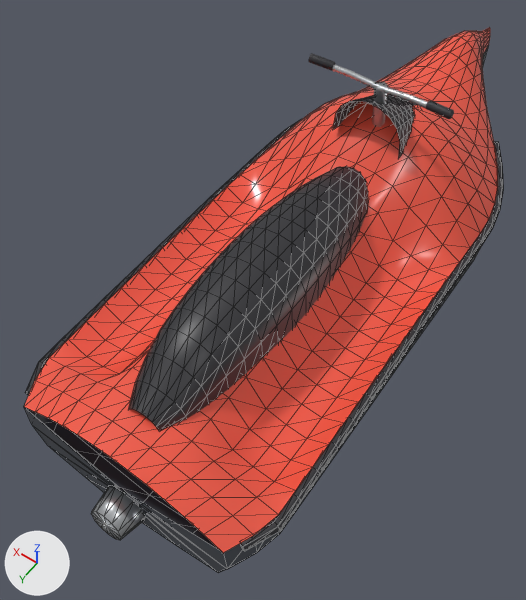
What one commit did to the glTF model games/jetski/assets/models/craft.glb.
Both versions are drawn from a 50 mm camera at (-1.12, 2.13, 2.75) aimed at (0.08, 0.45, 0.11). The lights are fixed; the arrows at lower left show +X, +Y and +Z. The picture after the commit comes second. Mesh edges are drawn as thin lines on the coarser meshes. Vertices at exactly the same position are counted once.

The older version as bpy lines, for what is in view:
```python
me_bars = bpy.data.meshes.new('bars')
me_bars.from_pydata(...)  # 96 vertices, 176 faces; spans x -0.344..0.344, y -0.07..0.053, z -0.284..0.045
# faces by material slot: [112, 64]
me_bars.materials.append(mat_metal)  # light grey #cbced1
me_bars.materials.append(mat_trim)  # black #27272c
me_hull = bpy.data.meshes.new('hull')
me_hull.from_pydata(...)  # 1141 vertices, 2144 faces; spans x -0.61..0.61, y -1.6..1.63, z -0.2..0.82
# faces by material slot: [464, 672, 320, 640, 48]
me_hull.materials.append(mat_hull)  # greyish blue #454b55
me_hull.materials.append(mat_deck)  # red #f15945
me_hull.materials.append(mat_seat)  # dark grey #303035
me_hull.materials.append(mat_trim)  # black #27272c
me_hull.materials.append(mat_metal)  # light grey #cbced1
ob_bars = bpy.data.objects.new('Bars', me_bars)
ob_bars.location = (0.0, -0.3, 0.86)
ob_hull = bpy.data.objects.new('Hull', me_hull)
ob_hull.location = (0.0, 0.0, 0.0)
```
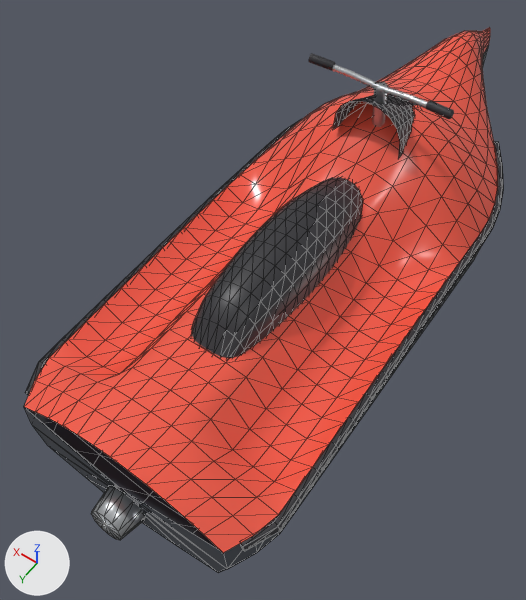
Boxes [x1, y1, x2, y2] around the edits, measured in the pictures (526 x 600 px; the box of a moved part takes in the faces that stretch with it):
```json
{"part": 1, "of": "me_hull", "change": "moved or reshaped", "before": [129, 166, 368, 431], "after": [192, 177, 363, 358]}
```

Edits to the scene script, one JSON object a line:
```json
{"block": "me_hull", "where": "me_hull.from_pydata(...)  # 1141 vertices, 2144 faces; spans x -0.61..0.61, y -1.6..1.63, z -0.2..0.82"}
{"block": "me_hull", "where": "# used by ob_hull; location = (0.0, 0.0, 0.0)"}
{"block": "me_hull", "change": "me_hull part 1: 187 of 1141 vertices moved; they spanned x -0.21..0.21, y -0.22..1.32, z 0.28..0.6 and now span x -0.18..0.18, y -0.22..1.02, z 0.28..0.55; mean shift (0.0, -0.15, -0.04); largest move (0.0, 1.32, 0.4) -> (0.0, 1.02, 0.31)"}
```
